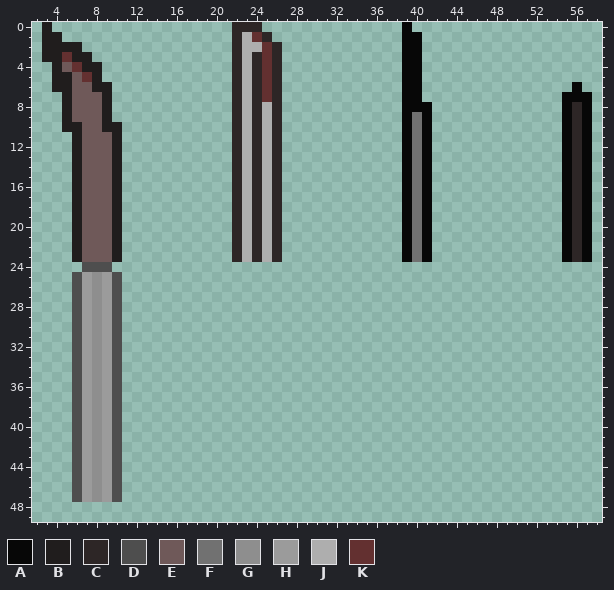
One commit to this sprite sheet: resource/blades.png. The picture above was drawn from the file before the commit.
The file is 64x72 pixels. Colours within 5 levels of each other are drawn and written as one. Shown: x 2..58, y 0..49.
Palette (. is transparent): A #070707  B #201d1d  C #2d2626  D #4e4e4e  E #6f5959  F #717171  G #8e8e8e  H #9b9b9b  J #aeaeae  K #633030
Pixels before (only the part around the change), first column x 2:
 0 .B................
 1 .BB...............
 2 .BBBB.............
 3 .BBKBB............
 4 ..BEKBB...........
 5 ..BBEKB...........
 6 ..BBEEBB..........
 7 ...BEEEB..........
 8 ...BEEEB..........
 9 ...BEEEB..........
10 ...BBEEBB.........
11 ....BEEEB.........
12 ....BEEEB.........
13 ....BEEEB.........
14 ....BEEEB.........
15 ....BEEEB.........
16 ....BEEEB.........
17 ....BEEEB.........
18 ....BEEEB.........
19 ....BEEEB.........
20 ....BEEEB.........
21 ....BEEEB.........
22 ....BEEEB.........
23 ....BEEEB.........
24 .....DDD..........
25 ....DHGHD.........
26 ....DHGHD.........
27 ....DHGHD.........
New version:
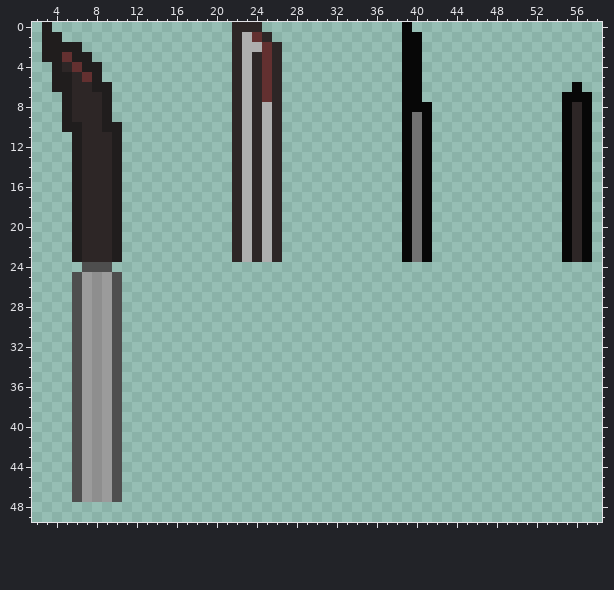
Difference:
Changed rows in their new state; - is an unchanged pixel.
first column x 5:
 4 C----
 5 -C---
 6 -CC--
 7 -CCC-
 8 -CCC-
 9 -CCC-
10 --CC-
11 --CCC
12 --CCC
13 --CCC
14 --CCC
15 --CCC
16 --CCC
17 --CCC
18 --CCC
19 --CCC
20 --CCC
21 --CCC
22 --CCC
23 --CCC
